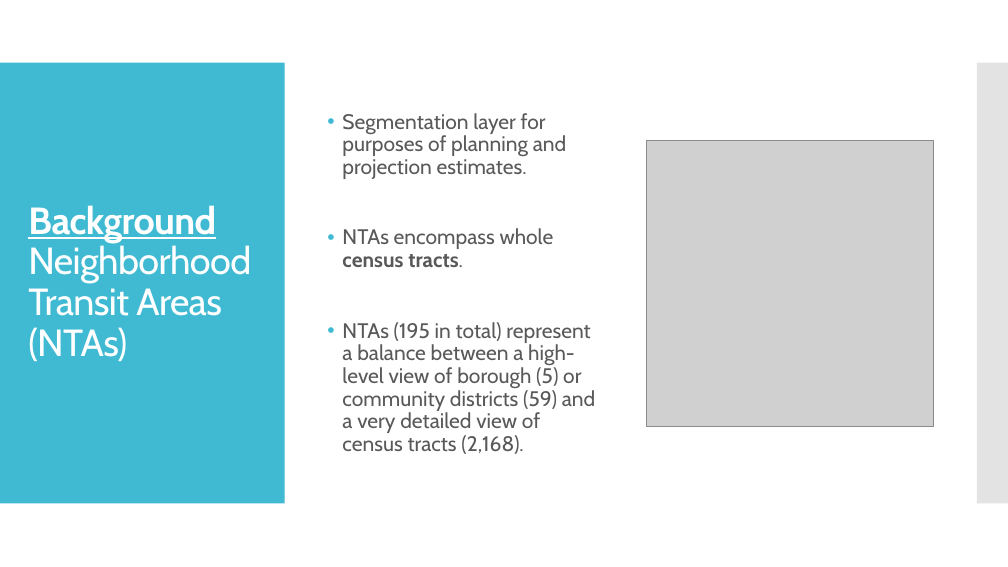
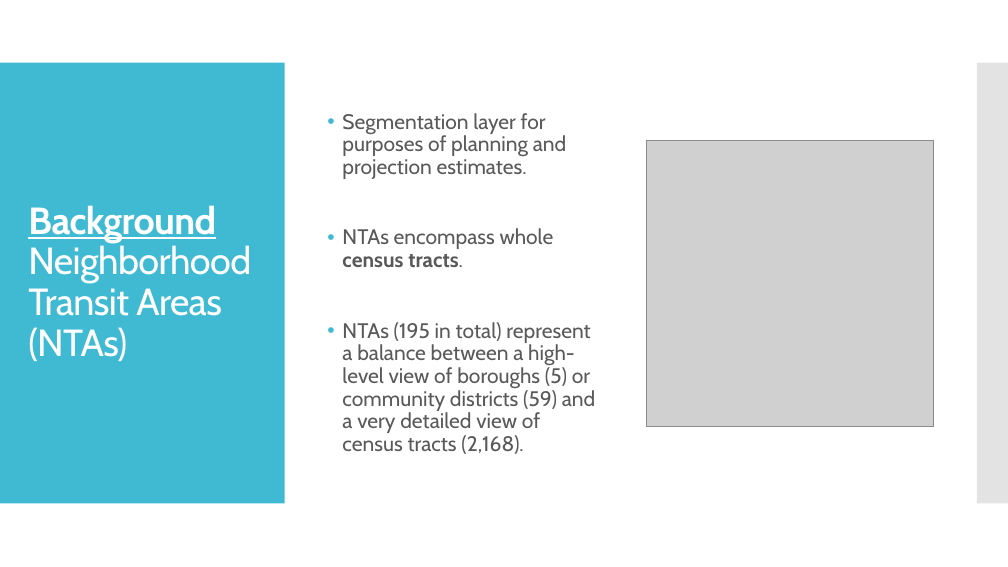
Before and after one commit to jwattier/nycdsa_shiny_proj, a slide deck: slide 5 of presentation/Little Rascals PK Schools in NYC.pptx. Drawn at 1008x567 pixels with LibreOffice and Linux fonts; fonts in the diff are those of the drawing; grey boxes stand for pictures. Boxes give left, top, right and bottom in pixels: in the first picture for what was removed or moved away, otherwise in the second. Text is boxed around its words. In the diff, an @@ line names an element or a change of style, - is before the commit and + after.

```diff
--- a/presentation/Little Rascals PK Schools in NYC.pptx
+++ b/presentation/Little Rascals PK Schools in NYC.pptx
@@ text at [342,322,595,454]: text changed @@
-• NTAs (195 in total) represent a balance between a high-level view of borough (5) or community districts (59) and a very detailed view of census tracts (2,168).
+• NTAs (195 in total) represent a balance between a high-level view of boroughs (5) or community districts (59) and a very detailed view of census tracts (2,168).
```
Also in this commit, not shown: 7 other slides changed, 4 other files.
